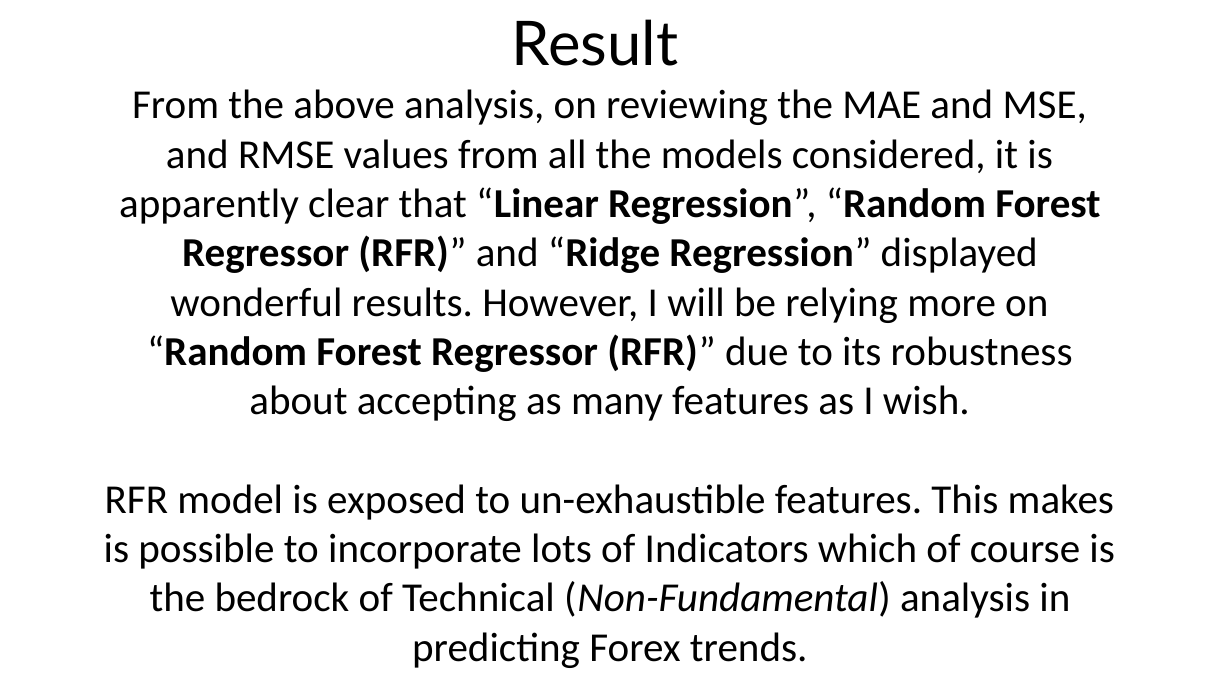
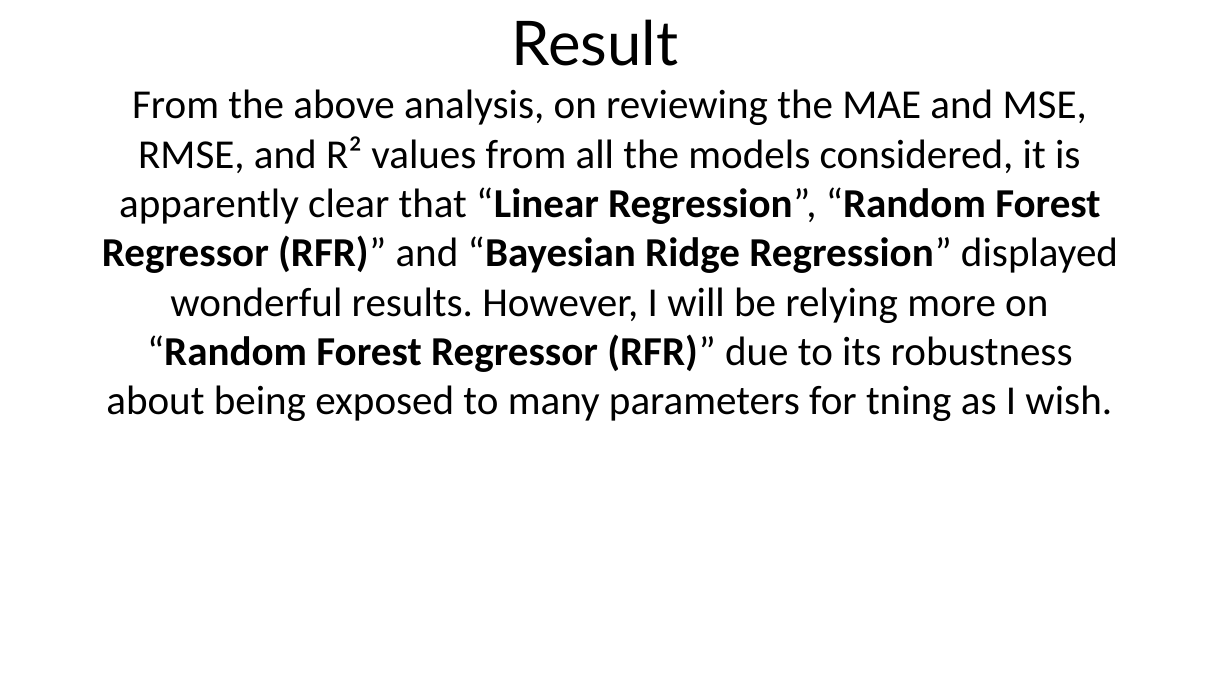
Before and after one commit to Akubue4U/PyProjects, a slide deck: slide 23 of MyBDAThesis/Akubue Simon - Thesis Presentation.pptx. Drawn at 1232x693 pixels with LibreOffice and Linux fonts; fonts in the diff are those of the drawing. Boxes give left, top, right and bottom in pixels: in the first picture for what was removed or moved away, otherwise in the second. Text is boxed around its words. In the diff, an @@ line names an element or a change of style, - is before the commit and + after.

```diff
--- a/MyBDAThesis/Akubue Simon - Thesis Presentation.pptx
+++ b/MyBDAThesis/Akubue Simon - Thesis Presentation.pptx
@@ text at [102,89,1118,421]: text changed @@
-From the above analysis, on reviewing the MAE and MSE, and RMSE values from all the models considered, it is apparently clear that “Linear Regression”, “Random Forest Regressor (RFR)” and “Ridge Regression” displayed wonderful results. However, I will be relying more on “Random Forest Regressor (RFR)” due to its robustness about accepting as many features as I wish.
-RFR model is exposed to un-exhaustible features. This makes is possible to incorporate lots of Indicators which of course is the bedrock of Technical (Non-Fundamental) analysis in predicting Forex trends.
+From the above analysis, on reviewing the MAE and MSE, RMSE, and R² values from all the models considered, it is apparently clear that “Linear Regression”, “Random Forest Regressor (RFR)” and “Bayesian Ridge Regression” displayed wonderful results. However, I will be relying more on “Random Forest Regressor (RFR)” due to its robustness about being exposed to many parameters for tning as I wish.
```
Also in this commit, not shown: 4 other slides changed, 2 slides removed.
